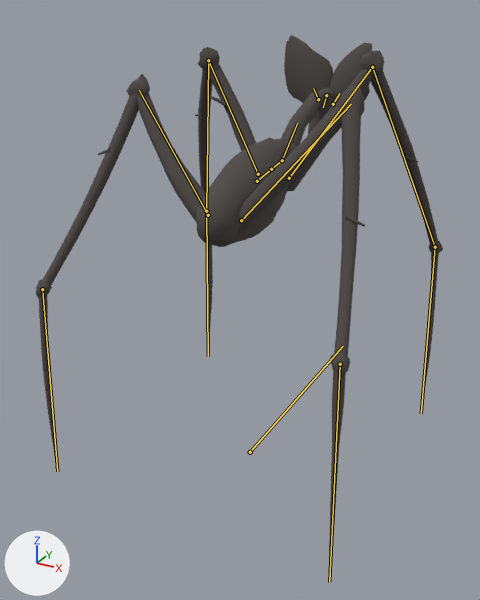
What one commit did to the glTF model content/art/models/gaunt.glb.
Rendered twice from a 50 mm camera at (2.02, -3.83, 3.03) aimed at (-0.08, -0.01, 1.12). The lights are fixed; the arrows at lower left show +X, +Y and +Z. The older version comes first. Both versions are drawn at frame 39 of the action 'listen'; the numbers are the values there. The bones that change are drawn over the model as lines.

Names of what the first picture shows: 'body', 'head', 'legs'.
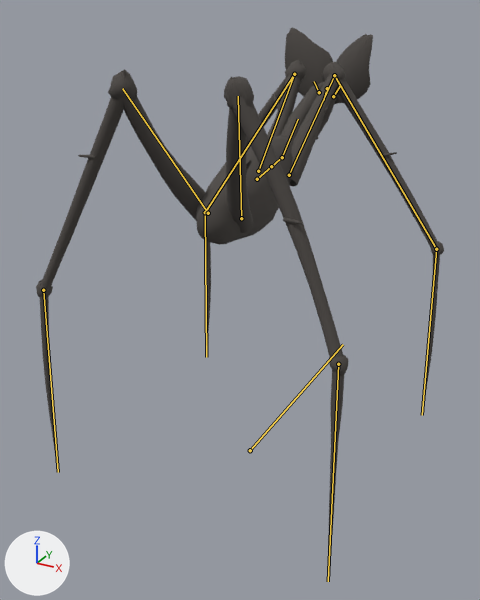
Boxes [x1, y1, x2, y2] around the edits, measured in the pictures (480 x 600 px):
'legs', posed: before [36, 47, 443, 573]; after [36, 60, 444, 572]
'body', posed: before [196, 89, 335, 247]; after [196, 82, 324, 245]
'head', posed: before [284, 35, 372, 135]; after [285, 28, 373, 140]
bone 'root', root to tip: before (250, 452) to (343, 346); after (250, 450) to (343, 344)
bone 'spine_02', root to tip: before (257, 181) to (271, 169); after (257, 179) to (271, 166)
bone 'spine_03', root to tip: before (271, 169) to (280, 162); after (271, 166) to (280, 159)
bone 'neck_01', root to tip: before (282, 160) to (297, 123); after (282, 157) to (298, 119)
bone 'head', root to tip: before (326, 95) to (323, 107); after (327, 88) to (323, 100)
bone 'ear_r', root to tip: before (333, 104) to (339, 93); after (333, 96) to (340, 86)
bone 'ear_l', root to tip: before (318, 99) to (313, 88); after (319, 92) to (314, 81)
bone 'thigh_fr', root to tip: before (289, 178) to (372, 67); after (289, 175) to (334, 75)
bone 'shin_fr', root to tip: before (372, 67) to (435, 247); after (334, 75) to (436, 249)
bone 'cannon_fr', root to tip: before (435, 247) to (421, 413); after (436, 249) to (422, 415)
bone 'thigh_fl', root to tip: before (258, 174) to (208, 60); after (258, 171) to (294, 74)
bone 'shin_fl', root to tip: before (208, 60) to (206, 211); after (294, 74) to (205, 212)
bone 'cannon_fl', root to tip: before (206, 211) to (208, 356); after (205, 212) to (206, 357)
bone 'thigh_br', root to tip: before (241, 220) to (351, 104); after (241, 218) to (238, 96)
bone 'cannon_br', root to tip: before (340, 364) to (329, 582); after (338, 364) to (328, 581)
bone 'thigh_bl', root to tip: before (208, 215) to (139, 90); after (208, 213) to (122, 88)
bone 'cannon_bl', root to tip: before (42, 289) to (57, 471); after (43, 290) to (58, 472)

What changed in the scene script:
```text
Change bone_root:
    where bone_root = bpy.data.objects['SK_Gaunt'].pose.bones['root']
    bone_root.location: (0.0, 0.0, -0.18) -> (0.0, 0.0, -0.165)
Change bone_spine_02:
    where bone_spine_02 = bpy.data.objects['SK_Gaunt'].pose.bones['spine_02']  # child of 'spine_01'
    bone_spine_02.rotation_quaternion: (0.999, -0.035, 0.0, 0.0) -> (1.0, -0.028, 0.0, 0.0)  # degrees (-4, 0, 0) -> degrees (-3, 0, 0)
Change bone_spine_03:
    where bone_spine_03 = bpy.data.objects['SK_Gaunt'].pose.bones['spine_03']  # child of 'spine_02'
    bone_spine_03.rotation_quaternion: (0.998, -0.07, 0.0, 0.0) -> (0.998, -0.061, 0.0, 0.0)  # degrees (-8, 0, 0) -> degrees (-7, 0, 0)
Change bone_neck_01:
    where bone_neck_01 = bpy.data.objects['SK_Gaunt'].pose.bones['neck_01']  # child of 'spine_03'
    bone_neck_01.rotation_quaternion: (0.995, -0.105, 0.0, 0.0) -> (0.994, -0.105, -0.006, -0.004)  # degrees (-12, 0, 0) -> degrees (-12, -1, 0)
Change bone_head:
    where bone_head = bpy.data.objects['SK_Gaunt'].pose.bones['head']  # child of 'neck_03'
    bone_head.rotation_quaternion: (0.945, -0.289, -0.081, 0.134) -> (0.95, -0.273, -0.076, 0.132)  # degrees (-35, -4, 17) -> degrees (-33, -4, 17)
Change bone_ear_r:
    where bone_ear_r = bpy.data.objects['SK_Gaunt'].pose.bones['ear_r']  # child of 'head'
    bone_ear_r.rotation_quaternion: (-0.795, -0.465, -0.063, 0.385) -> (-0.815, -0.447, -0.051, 0.366)  # degrees (51, 27, -38) -> degrees (49, 24, -37)
Change bone_ear_l:
    where bone_ear_l = bpy.data.objects['SK_Gaunt'].pose.bones['ear_l']  # child of 'head'
    bone_ear_l.rotation_quaternion: (0.831, 0.306, -0.325, 0.332) -> (0.854, 0.286, -0.3, 0.314)  # degrees (26, -48, 32) -> degrees (25, -44, 30)
Change bone_thigh_fr:
    where bone_thigh_fr = bpy.data.objects['SK_Gaunt'].pose.bones['thigh_fr']  # child of 'spine_03'
    bone_thigh_fr.rotation_quaternion: (0.982, 0.144, 0.103, -0.059) -> (0.957, -0.049, 0.015, 0.285)  # degrees (16, 13, -5) -> degrees (-5, 3, 33)
Change bone_shin_fr:
    where bone_shin_fr = bpy.data.objects['SK_Gaunt'].pose.bones['shin_fr']  # child of 'thigh_fr'
    bone_shin_fr.rotation_quaternion: (1.0, 0.003, -0.002, -0.012) -> (1.0, 0.007, -0.005, -0.025)  # degrees (0, 0, -1) -> degrees (1, -1, -3)
Change bone_cannon_fr:
    where bone_cannon_fr = bpy.data.objects['SK_Gaunt'].pose.bones['cannon_fr']  # child of 'shin_fr'
    bone_cannon_fr.rotation_quaternion: (0.993, -0.118, -0.004, 0.005) -> (0.945, 0.151, 0.214, 0.198)  # degrees (-14, 0, 1) -> degrees (23, 20, 28)
Change bone_thigh_fl:
    where bone_thigh_fl = bpy.data.objects['SK_Gaunt'].pose.bones['thigh_fl']  # child of 'spine_03'
    bone_thigh_fl.rotation_quaternion: (0.982, 0.144, -0.103, 0.059) -> (0.957, -0.049, -0.015, -0.285)  # degrees (16, -13, 5) -> degrees (-5, -3, -33)
Change bone_shin_fl:
    where bone_shin_fl = bpy.data.objects['SK_Gaunt'].pose.bones['shin_fl']  # child of 'thigh_fl'
    bone_shin_fl.rotation_quaternion: (1.0, 0.003, 0.002, 0.012) -> (1.0, 0.007, 0.005, 0.025)  # degrees (0, 0, 1) -> degrees (1, 1, 3)
Change bone_cannon_fl:
    where bone_cannon_fl = bpy.data.objects['SK_Gaunt'].pose.bones['cannon_fl']  # child of 'shin_fl'
    bone_cannon_fl.rotation_quaternion: (0.993, -0.118, 0.004, -0.005) -> (0.945, 0.151, -0.214, -0.198)  # degrees (-14, 0, -1) -> degrees (23, -20, -28)
Change bone_thigh_br:
    where bone_thigh_br = bpy.data.objects['SK_Gaunt'].pose.bones['thigh_br']  # child of 'pelvis'
    bone_thigh_br.rotation_quaternion: (0.953, -0.274, -0.008, 0.13) -> (0.986, 0.11, 0.076, 0.103)  # degrees (-32, 3, 15) -> degrees (14, 7, 13)
Change bone_cannon_br:
    where bone_cannon_br = bpy.data.objects['SK_Gaunt'].pose.bones['cannon_br']  # child of 'shin_br'
    bone_cannon_br.rotation_quaternion: (0.957, 0.212, 0.179, -0.081) -> (0.991, -0.072, -0.013, 0.111)  # degrees (24, 22, -5) -> degrees (-8, -1, 13)
Change bone_thigh_bl:
    where bone_thigh_bl = bpy.data.objects['SK_Gaunt'].pose.bones['thigh_bl']  # child of 'pelvis'
    bone_thigh_bl.rotation_quaternion: (0.953, -0.274, 0.008, -0.13) -> (0.986, 0.11, -0.076, -0.103)  # degrees (-32, -3, -15) -> degrees (14, -7, -13)
Change bone_cannon_bl:
    where bone_cannon_bl = bpy.data.objects['SK_Gaunt'].pose.bones['cannon_bl']  # child of 'shin_bl'
    bone_cannon_bl.rotation_quaternion: (0.957, 0.212, -0.179, 0.081) -> (0.991, -0.072, 0.013, -0.111)  # degrees (24, -22, 5) -> degrees (-8, 1, -13)
```
